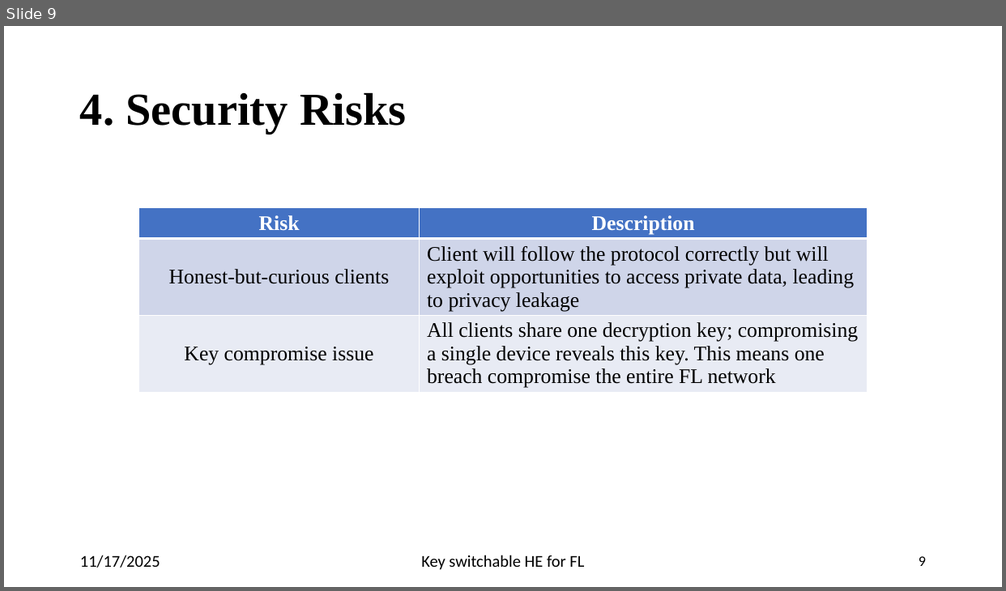
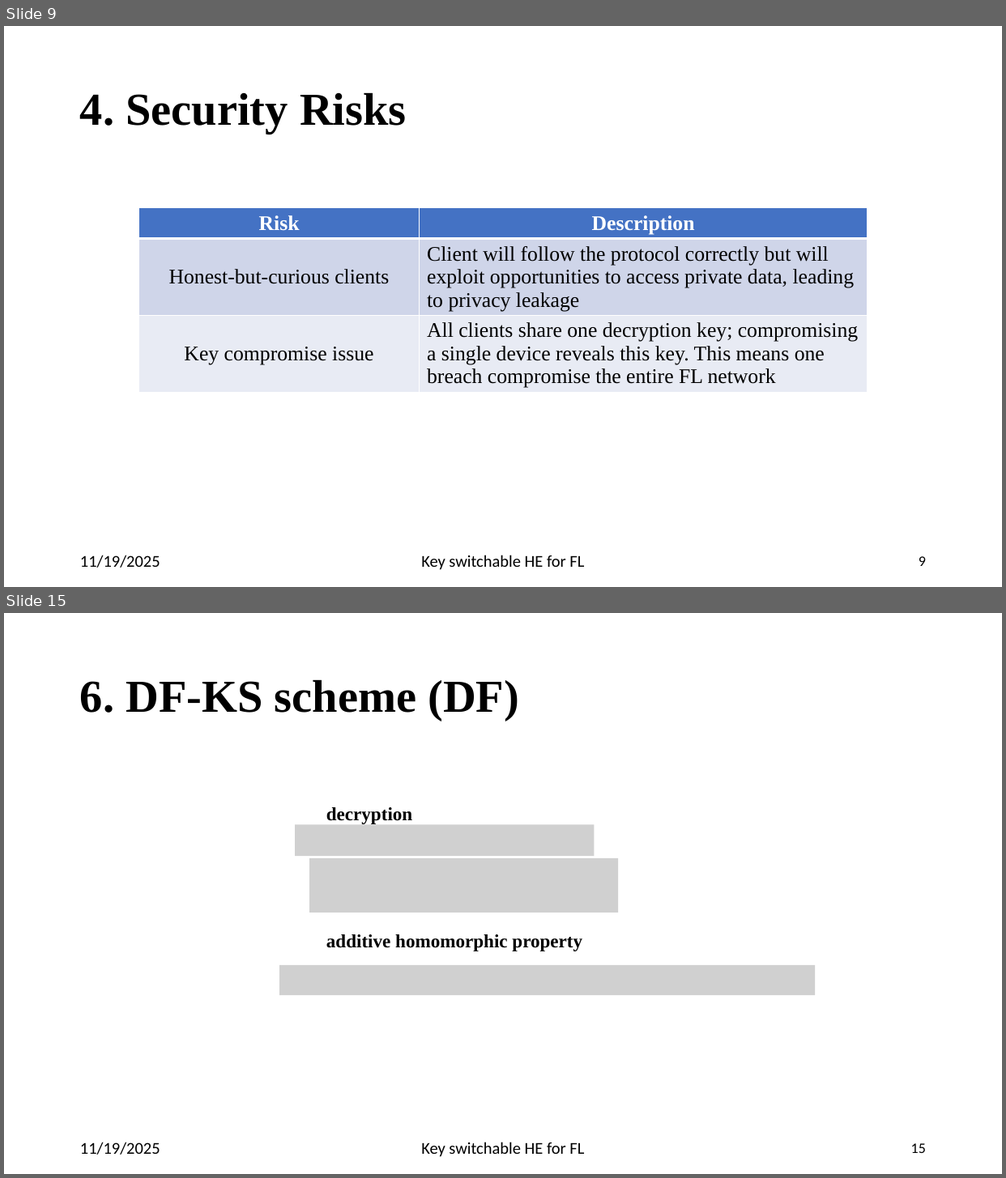
Before and after one commit to pyb0b/master-thesis-report, a slide deck: Final Presentation.pptx. Shown one above the other, each under a label of ours: slide 9 before the commit, slides 9 and 15 after it; the slides between them are not shown. The pictures are 1006x591 and 1006x1178 pixels, drawn with LibreOffice and Linux fonts; fonts in the diff are those of the drawing; grey boxes stand for pictures. Boxes give left, top, right and bottom in pixels: in the first picture for what was removed or moved away, otherwise in the second. Text is boxed around its words. In the diff, an @@ line names an element or a change of style, - is before the commit and + after.

```diff
--- a/Final Presentation.pptx
+++ b/Final Presentation.pptx
@@ slide 15 added at (4, 613, 1002, 1174), background #FFFFFF @@
@@ title added at (80, 679, 519, 721), 44 pt, text #000000, bold @@
+6. DF-KS scheme (DF)
@@ picture added at (296, 825, 594, 856) @@
@@ text added at (326, 807, 412, 824), 18 pt, text #000000, bold @@
+decryption
@@ picture added at (309, 858, 618, 914) @@
@@ text added at (326, 935, 582, 952), 18 pt, text #000000, bold @@
+additive homomorphic property
@@ picture added at (279, 965, 815, 995) @@
@@ text added at (80, 1142, 160, 1155), 16 pt, text #000000 @@
+11/19/2025
@@ text added at (421, 1142, 584, 1157), 16 pt, text #000000 @@
+Key switchable HE for FL
@@ page number added at (911, 1144, 926, 1153), 14 pt, text #000000 @@
+15
@@ slide 9 changed as well @@
@@ text at (80, 555, 160, 568): text changed @@
-11/17/2025
+11/19/2025
```
Also in this commit, not shown: 12 other slides changed, 5 other slides added.
